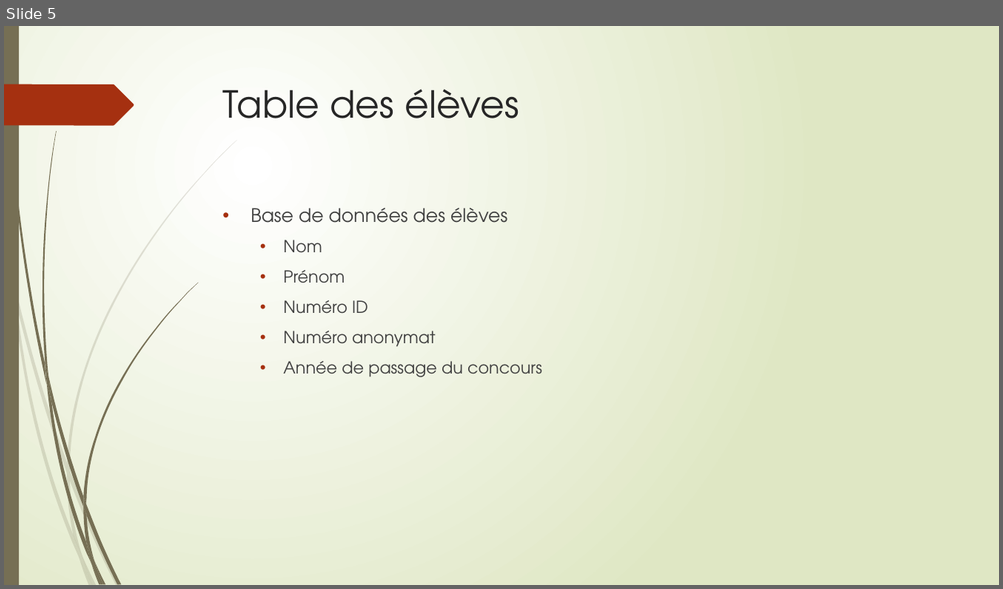
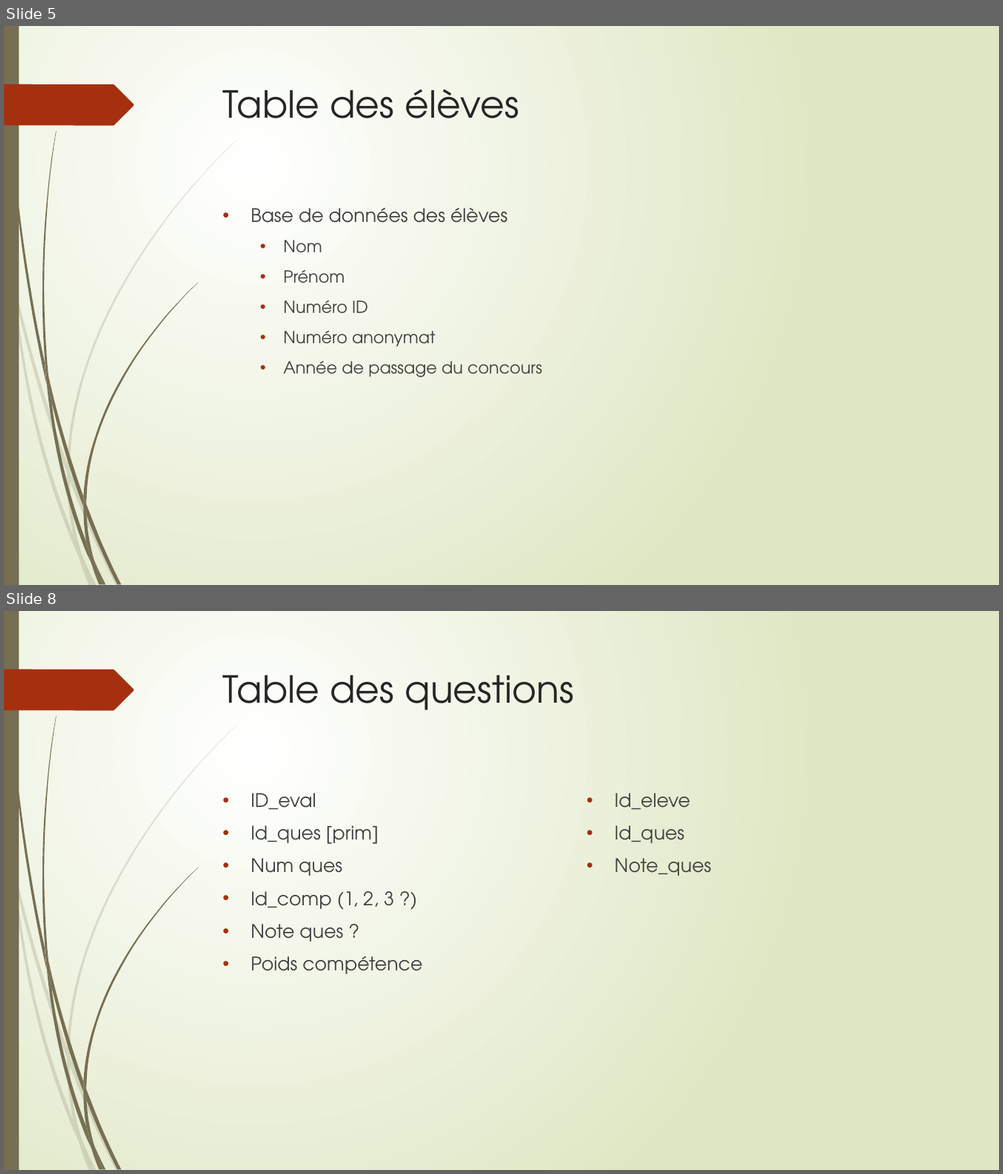
Before and after one commit to xpessoles/EvaluationCompetences, a slide deck: EvaluationParCompetences.pptx. Shown one above the other, each under a label of ours: slide 5 before the commit, slides 5 and 8 after it; the slides between them are not shown. The pictures are 1003x589 and 1003x1174 pixels, drawn with LibreOffice and Linux fonts; fonts in the diff are those of the drawing. Boxes give left, top, right and bottom in pixels: in the first picture for what was removed or moved away, otherwise in the second. Text is boxed around its words. In the diff, an @@ line names an element or a change of style, - is before the commit and + after.

```diff
--- a/EvaluationParCompetences.pptx
+++ b/EvaluationParCompetences.pptx
@@ slide 8 added at (4,611,999,1170), background gradient #FFFFFF to #DFE8C4; not listed: 24 template elements that a slide beside it also shows @@
@@ title added at (223,675,574,710), 36 pt, text #262626 @@
+Table des questions
@@ text added at (250,793,422,974), 18 pt, text #404040 @@
+• ID_eval
+• Id_ques [prim]
+• Num ques
+• Id_comp (1, 2, 3 ?)
+• Note ques ?
+• Poids compétence
@@ text added at (614,793,711,876), 18 pt, text #404040 @@
+• Id_eleve
+• Id_ques
+• Note_ques
```
Also in this commit, not shown: 3 slides changed, 2 other slides added, 4 other files.
